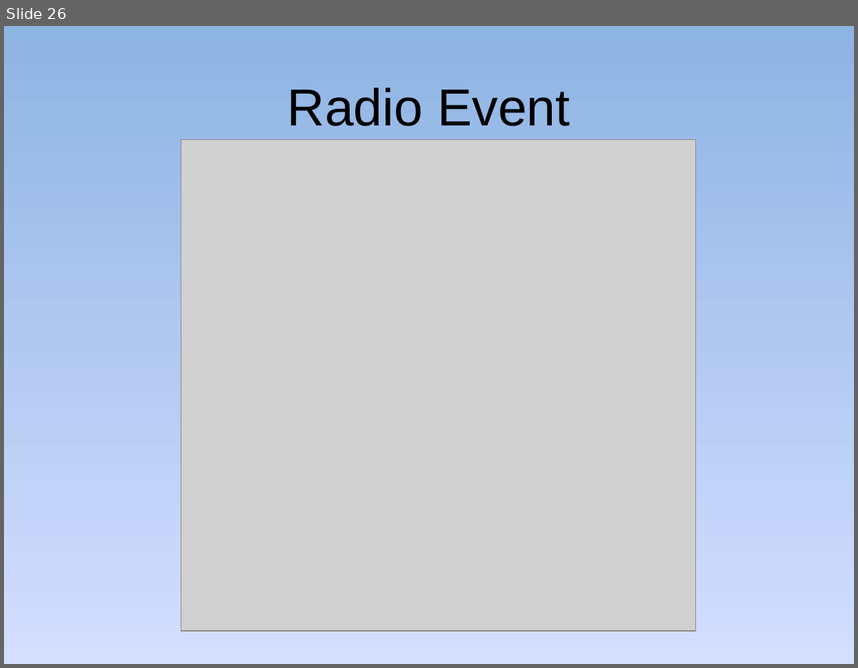
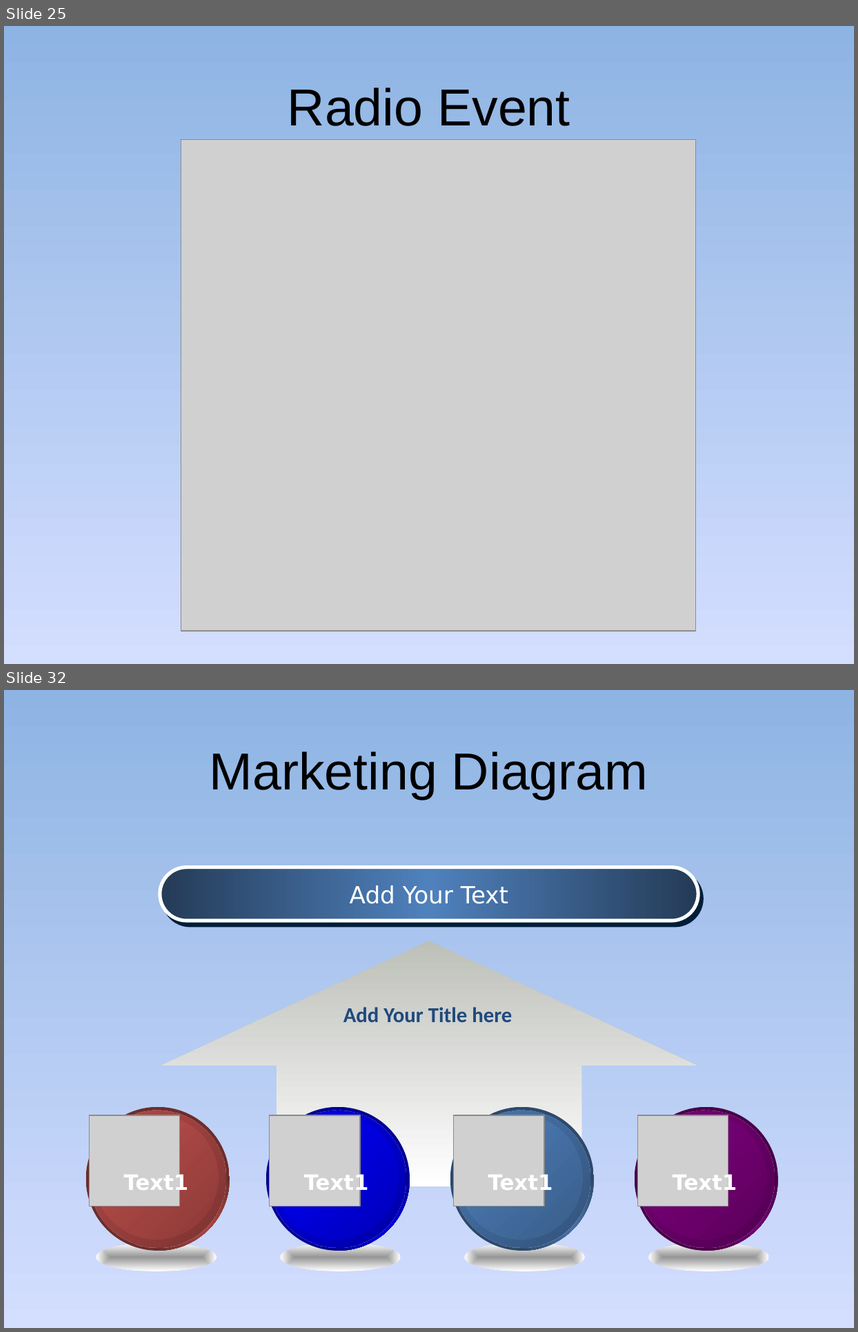
Before and after one commit to golf2109/zigbee-in-supermaket, a slide deck: docs/Report/Queue-Busting.pptx. Shown one above the other, each under a label of ours: slide 26 before the commit, slides 25 and 32 after it; the slides between them are not shown. The pictures are 858x668 and 858x1332 pixels, drawn with LibreOffice and Linux fonts; fonts in the diff are those of the drawing; grey boxes stand for pictures. Boxes give left, top, right and bottom in pixels: in the first picture for what was removed or moved away, otherwise in the second. Text is boxed around its words. In the diff, an @@ line names an element or a change of style, - is before the commit and + after.

```diff
--- a/docs/Report/Queue-Busting.pptx
+++ b/docs/Report/Queue-Busting.pptx
@@ slide 32 added at [4, 690, 854, 1328], background gradient #8EB4E3 to #D4DEFF to #96AB94 @@
@@ title added at [210, 751, 648, 799], 44 pt, text #000000 @@
+Marketing Diagram
@@ rounded rectangle added at [159, 867, 697, 920], fill gradient #395C87 to #4F81BD, outline #FFFFFF 3 pt, 20 pt, text #FFFFFF @@
+Add Your Text
@@ up arrow added at [161, 940, 697, 1186], fill gradient #BDBFB9 to #FFFFFF @@
@@ text added at [343, 1007, 512, 1022], 18 pt, text #1F497D, bold @@
+Add Your Title here
@@ group added at [85, 1107, 229, 1270]: 4 ellipses, 1 picture, 1 text @@
+Text1
@@ group added at [266, 1107, 410, 1270]: 4 ellipses, 1 picture, 1 text @@
+Text1
@@ group added at [450, 1107, 594, 1270]: 4 ellipses, 1 picture, 1 text @@
+Text1
@@ group added at [635, 1107, 778, 1270]: 4 ellipses, 1 picture, 1 text @@
+Text1
@@ what was slide 26 is now slide 25 @@
```
Also in this commit, not shown: 12 slides changed, 6 other slides added, 1 slide removed.
